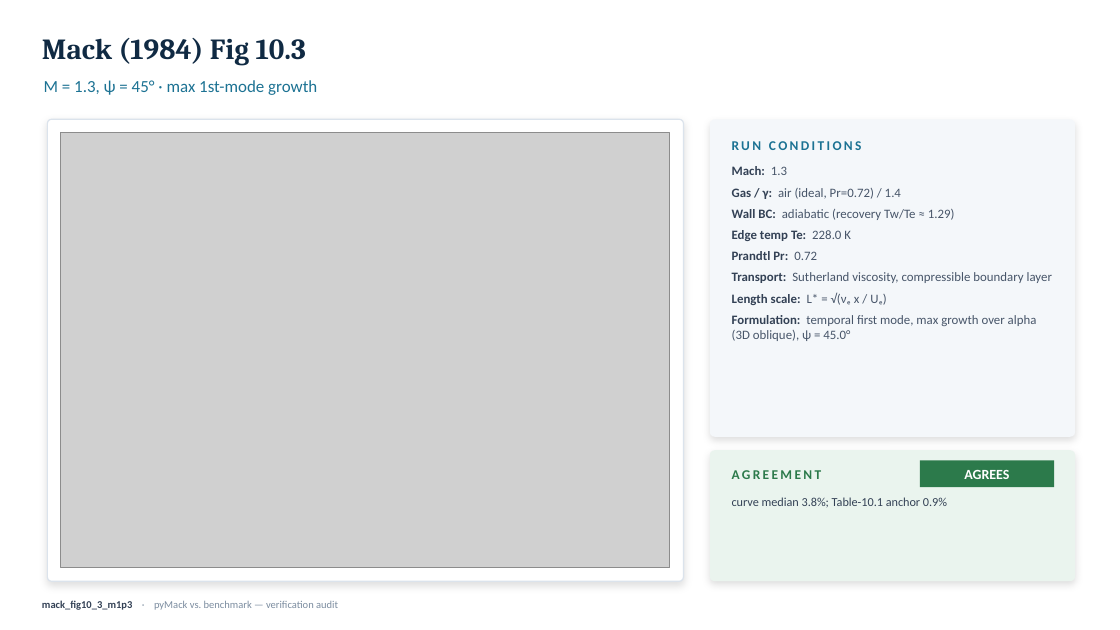
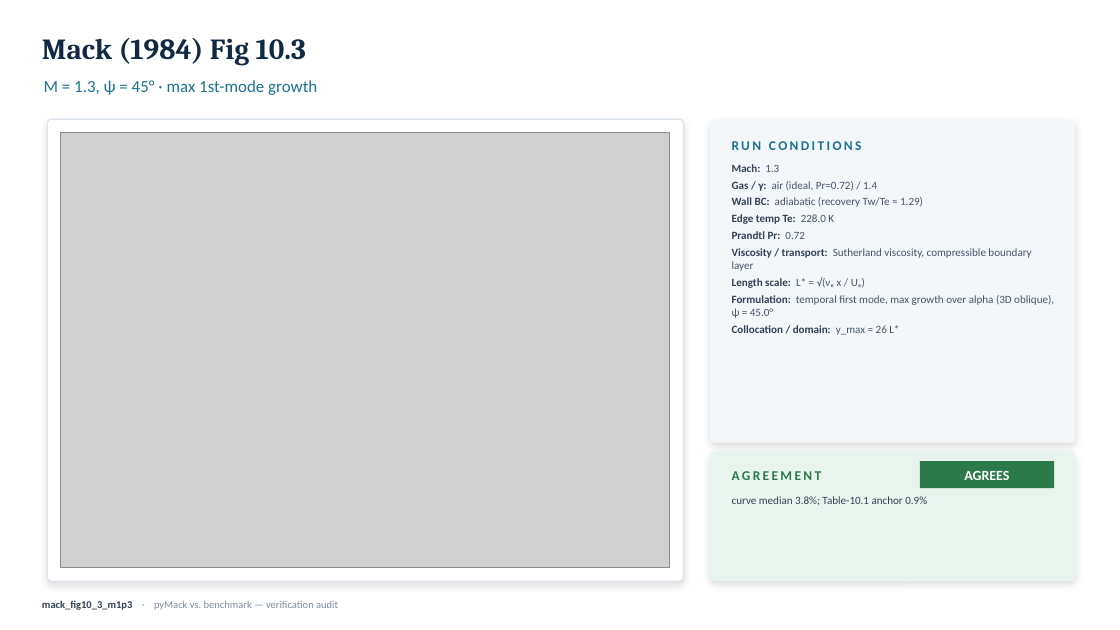
Before and after one commit to BARDAK1995/pyMack, a slide deck: slide 16 of verification/slides/pyMack_validation.pptx. Drawn at 1120x630 pixels with LibreOffice and Linux fonts; fonts in the diff are those of the drawing; grey boxes stand for pictures. Boxes give left, top, right and bottom in pixels: in the first picture for what was removed or moved away, otherwise in the second. Text is boxed around its words. In the diff, an @@ line names an element or a change of style, - is before the commit and + after.

Commit message:
verification: complete-curve overlays, OG-anchored cone, full-curve Ma&Zhong, LST params on deck
Özgen: re-extract the FULL c_i=0 neutral contour (marching squares, both modes incl. Phase-2 low-α onset extension) and re-judge by nearest-point match. M4 now AGREES on the complete two-lobe structure (2nd-mode 0%, 1st cutoff 2%, ~85% coverage); M6 acceptable (4 branches); M2/M3 acceptable (agree where resolvable, low-α onset CS-limited); M7/M8/M10 acceptable (2nd-mode cutoff 2-6% agrees, but pyMack connects the modes where Özgen separates them — documented inter-mode over-prediction, topology_ok=false).

Cone: re-anchored to the OG source — Sivasubramanian (2012) PhD thesis Fig. 5.1 (N≈9.5 at f≈210 kHz / F=1.071e-5), the linear regime of S&F 2015 JFM 768, cross-checked vs BAM6QT design review arXiv:2509.10411. Domain-matched N re-integration over the thesis x*-window: frequency 210 kHz EXACT; peak N 8.0-8.1 vs 9.5 (~15% short, bounded self-similar/Mangler deficit, documented). Replaces the prior loose N~7-8 / 220-280 kHz benchmark.

Ma & Zhong: upgraded from a 2-point check to a FULL neutral-curve comparison (Fig. 15, ω vs R). pyMack reproduces the entire 2nd-mode band to ~3-5% (F=2.2e-4 crosses at R~831/1033 vs §6 anchors 806/999.6); 1st-mode cutoff tracks, onset partial.

Slide deck: every case slide now lists the LST/solver parameters (viscosity model + value, 2nd-viscosity λ, collocation N, domain y_max, disturbance-T BC, mode-selection method); taller agreement card so metrics aren't clipped (QA-verified). Copyrighted thesis/figure renders gitignored.

```diff
--- a/verification/slides/pyMack_validation.pptx
+++ b/verification/slides/pyMack_validation.pptx
@@ rounded rectangle: place and size @@
-rounded rectangle at [710, 119, 1075, 437]
+rounded rectangle at [710, 119, 1075, 443]
@@ text at [732, 164, 1054, 318]: size 11 to 9.5 pt in "Mach: 1.3", "Gas / γ: air (ideal, Pr=0.72) / ...", "Wall BC: adiabatic (recovery Tw/Te ≈ 1.29)", "Edge temp Te: 228.0 K" and 3 more places; less space between paragraphs @@
@@ text at [732, 248, 1031, 271]: text changed; size 11 to 9.5 pt @@
-Transport: Sutherland viscosity, compressible boundary layer
+Viscosity / transport: Sutherland viscosity, compressible boundary layer
@@ text at [732, 325, 899, 335]: paragraph added @@
+Collocation / domain: y_max = 26 L*
@@ rounded rectangle at [710, 451, 1075, 581]: proportions changed @@
@@ text "curve median 3.8%; Table-10.1 anchor ..." at [732, 496, 927, 505]: size 10.5 to 9.5 pt @@
```
Also in this commit, not shown: 19 other slides changed, 37 other files.
